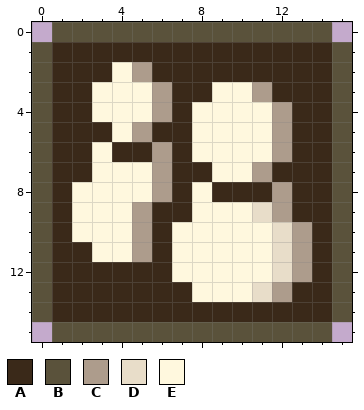
One commit to this pixel-art sprite: IMG/pairup.png. Above: the version before the commit.
The file is 16x16 pixels. Colours within 5 levels of each other are drawn and written as one.
Palette (. is transparent): A #3a2919  B #5a523b  C #ad9c8c  D #e8ddc9  E #fff8de
Pixels before, first column x 0:
 0 .BBBBBBBBBBBBBB.
 1 BAAAAAAAAAAAAAAB
 2 BAAAECAAAAAAAAAB
 3 BAAEEECAAEECAAAB
 4 BAAEEECAEEEECAAB
 5 BAAAECAAEEEECAAB
 6 BAAEAACAEEEECAAB
 7 BAAEEECAAEECAAAB
 8 BAEEEECAEAAACAAB
 9 BAEEECAAEEEDCAAB
10 BAEEECAEEEEEDCAB
11 BAAEECAEEEEEDCAB
12 BAAAAAAEEEEEDCAB
13 BAAAAAAAEEEDCAAB
14 BAAAAAAAAAAAAAAB
15 .BBBBBBBBBBBBBB.
The same view after the edit:
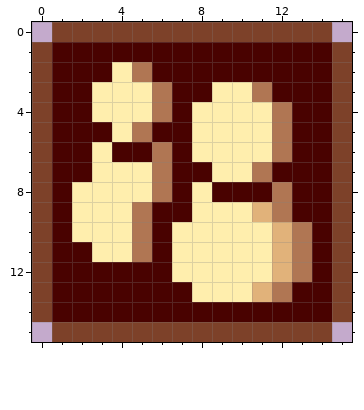
Changes in this commit:
colour A: #3a2919 -> #490200
colour B: #5a523b -> #7d4129
colour C: #ad9c8c -> #b07653
colour D: #e8ddc9 -> #e1b27a
colour E: #fff8de -> #ffeead
Pixel boxes of the changes (left, top, right, bottom) in both pictures:
changed: (32, 22, 352, 342)
